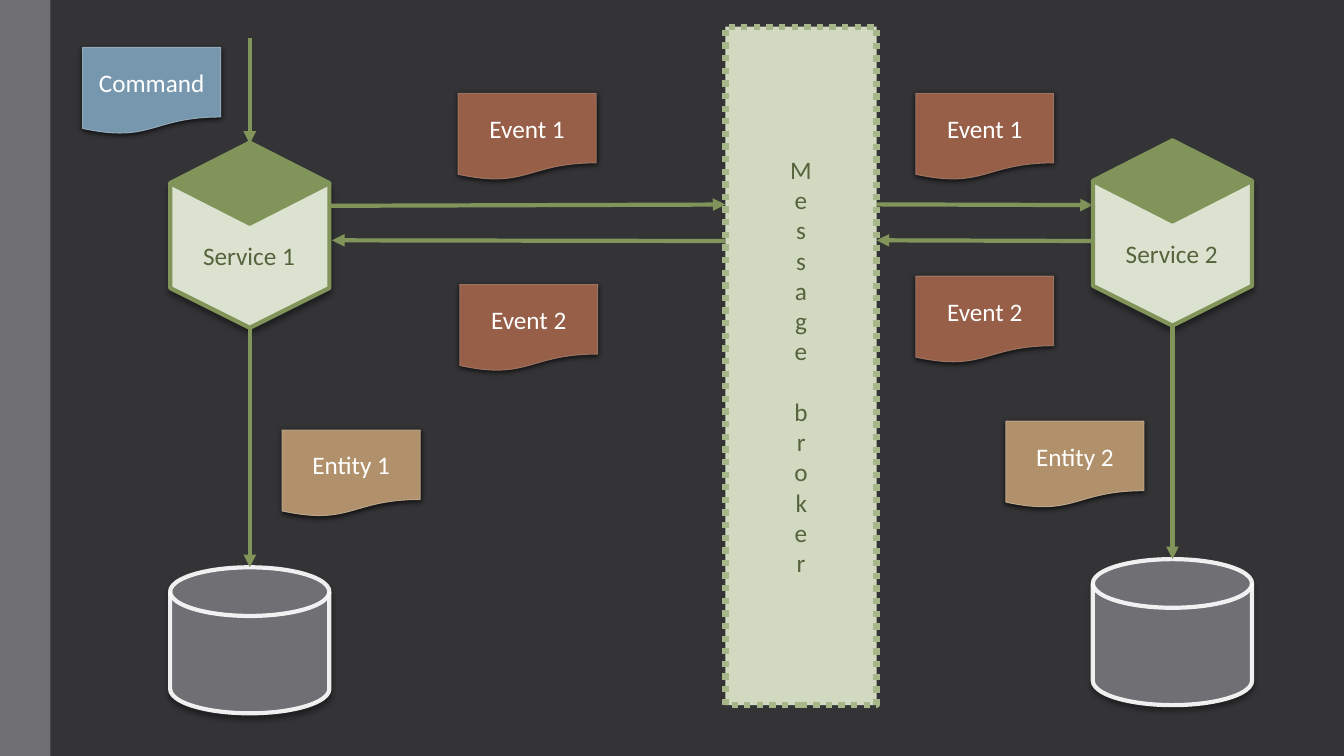
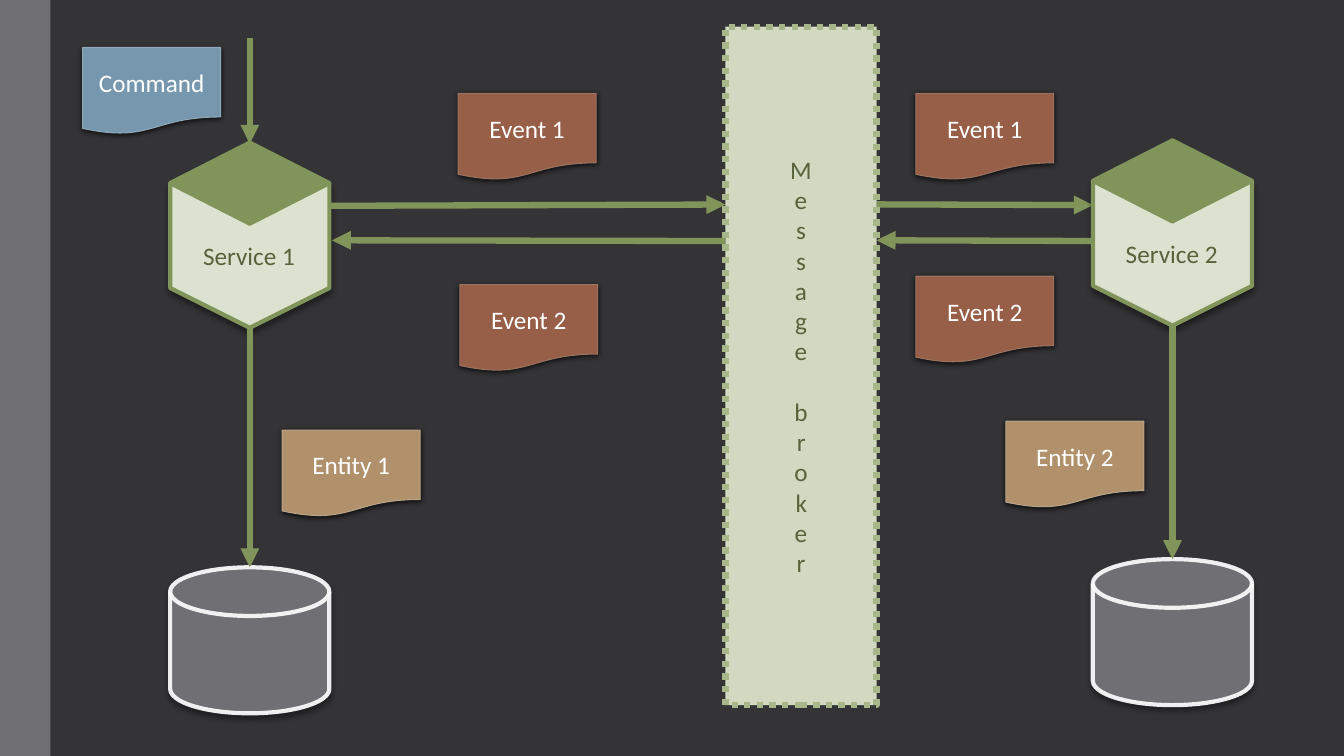
Before and after one commit to andrii-litvinov/event-driven-mongodb, a slide deck: slide 4 of t18-event-mongodb.pptx. Drawn at 1344x756 pixels with LibreOffice and Linux fonts; fonts in the diff are those of the drawing. Boxes give left, top, right and bottom in pixels: in the first picture for what was removed or moved away, otherwise in the second. Text is boxed around its words. In the diff, an @@ line names an element or a change of style, - is before the commit and + after.

```diff
--- a/t18-event-mongodb.pptx
+++ b/t18-event-mongodb.pptx
@@ arrow (250, 37) - (250, 144): stroke #81955B 3 pt to #81955B 4.5 pt @@
@@ arrow (330, 206) - (726, 205): stroke #81955B 3 pt to #81955B 4.5 pt @@
@@ arrow (877, 205) - (1093, 205): stroke #81955B 3 pt to #81955B 4.5 pt @@
@@ arrow (726, 241) - (332, 240): stroke #81955B 3 pt to #81955B 4.5 pt @@
@@ arrow (1093, 241) - (877, 240): stroke #81955B 3 pt to #81955B 4.5 pt @@
@@ arrow (250, 328) - (250, 568): stroke #81955B 3 pt to #81955B 4.5 pt @@
@@ arrow (1173, 326) - (1173, 560): stroke #81955B 3 pt to #81955B 4.5 pt @@
```
Also in this commit, not shown: 3 other slides changed, 1 slide added.
